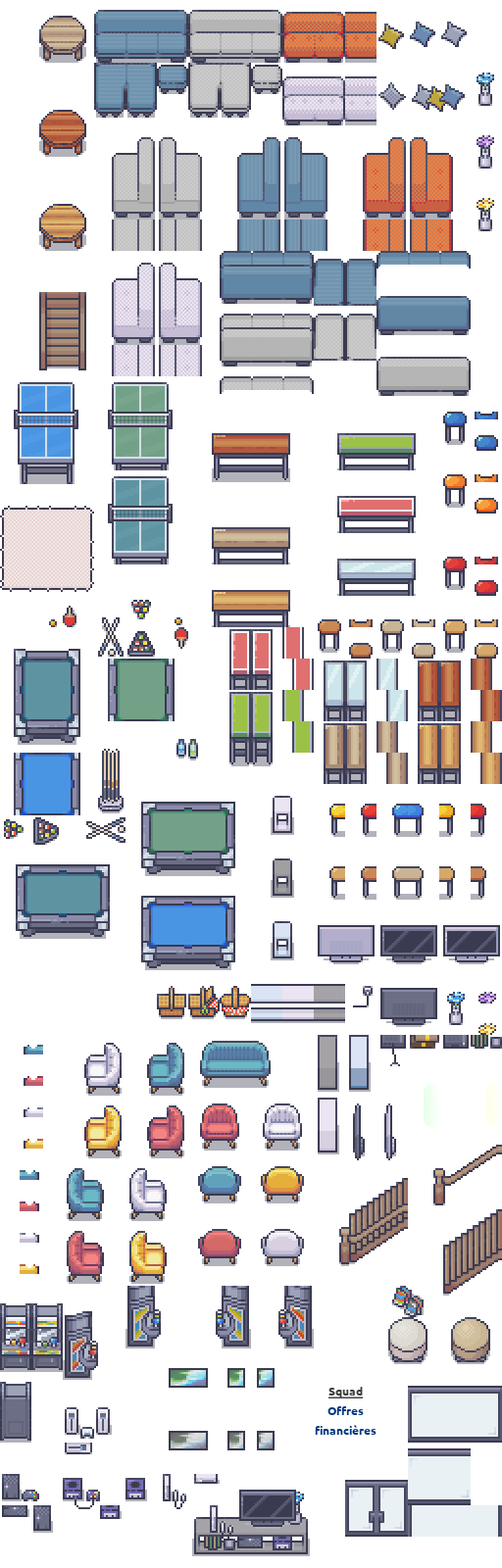
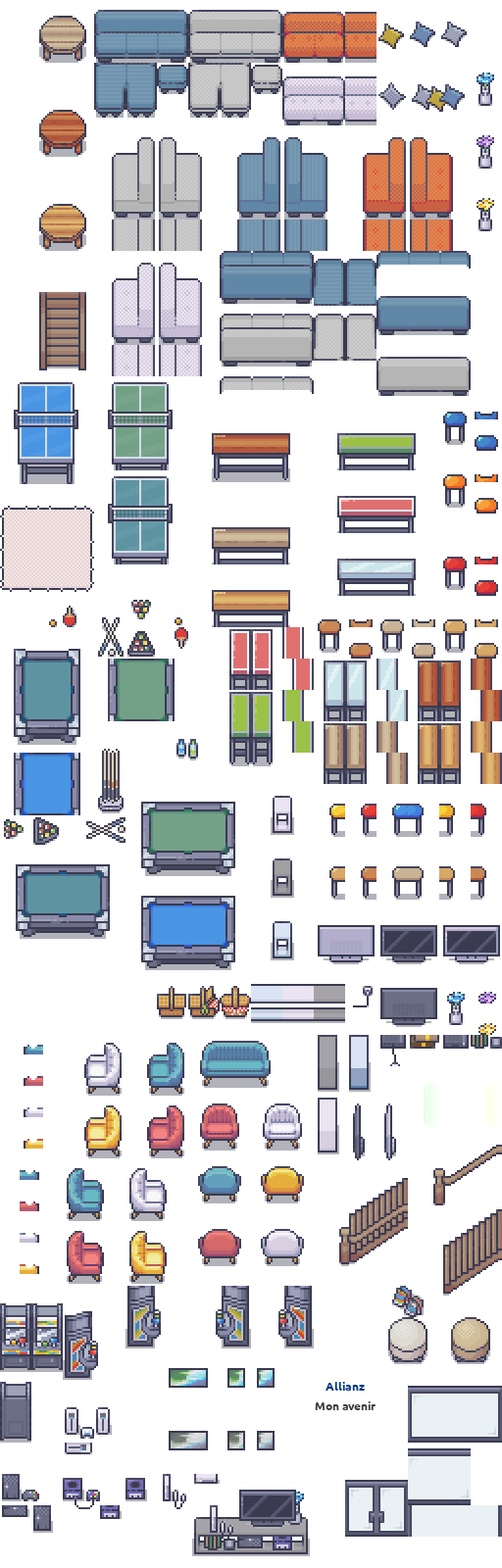
Two versions of the same layered image (502×1568). Layer-by-layer changes:
renamed "Squad ..." to "Allianz ...", painted on it over (x1=314, y1=1381, x2=377, y2=1435)
